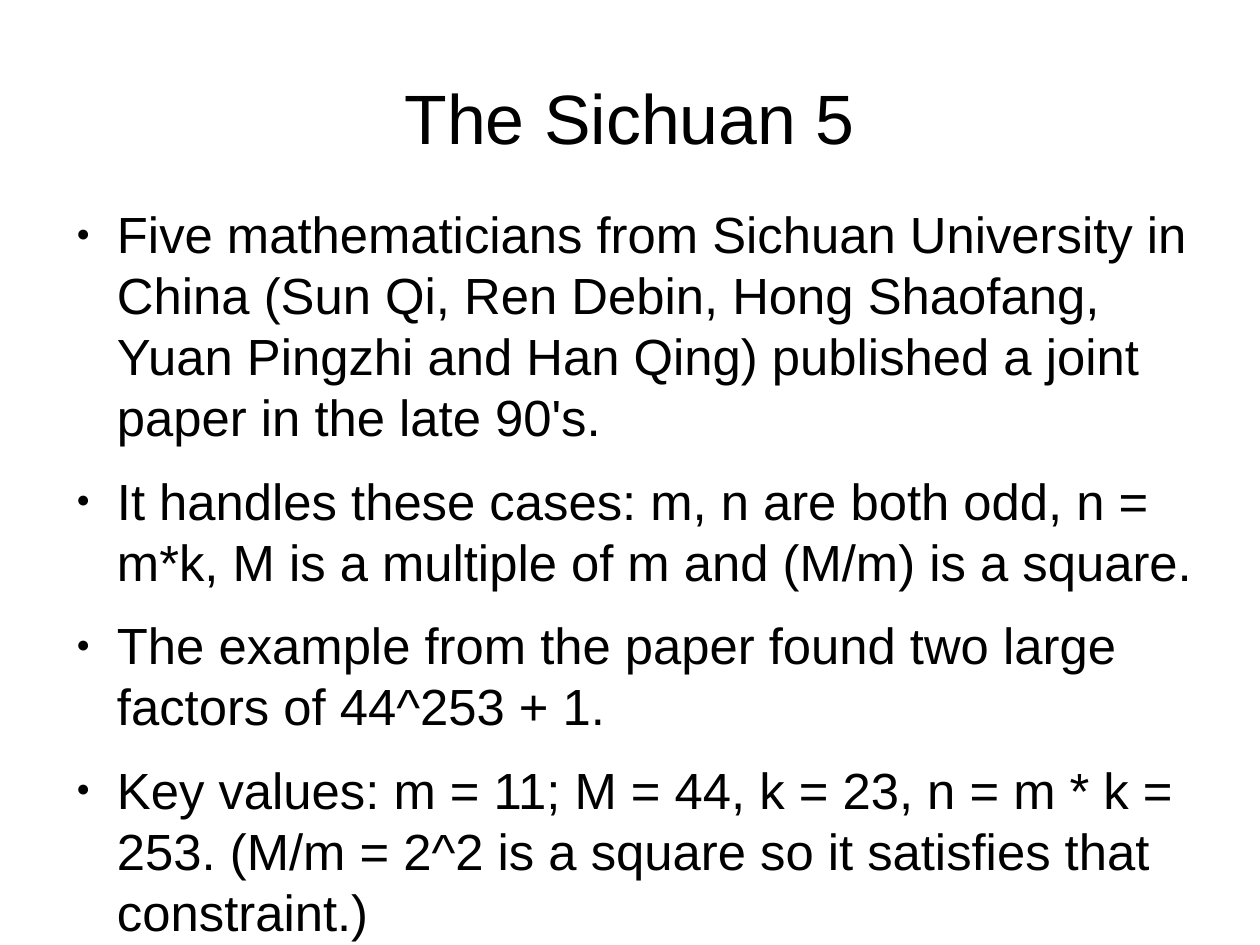
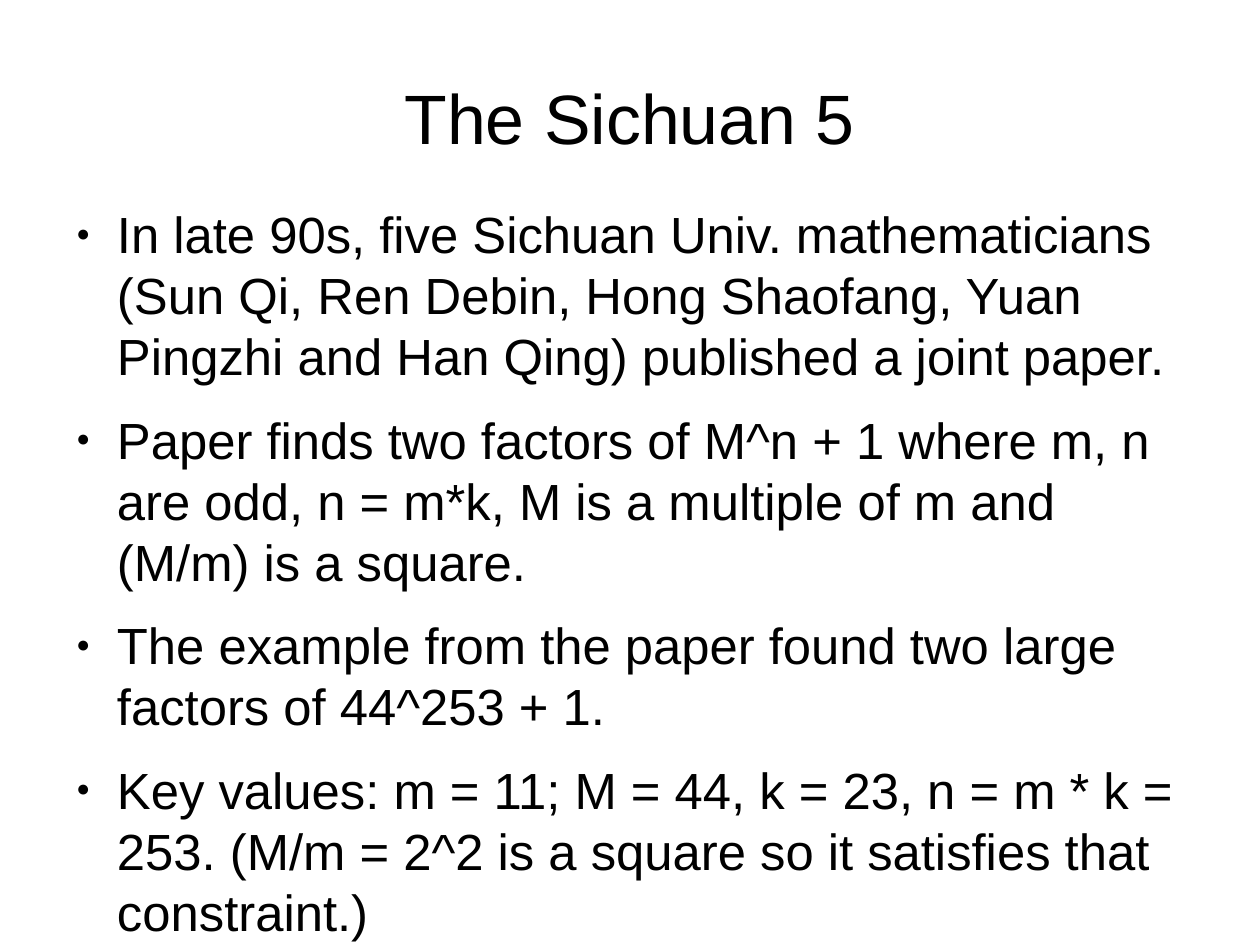
Before and after one commit to grandpascorpion/canon, a slide deck: slide 51 of goBigOrGoHome.odp. Drawn at 1260x945 pixels with LibreOffice and Linux fonts; fonts in the diff are those of the drawing. Boxes give left, top, right and bottom in pixels: in the first picture for what was removed or moved away, otherwise in the second. Text is boxed around its words. In the diff, an @@ line names an element or a change of style, - is before the commit and + after.

```diff
--- a/goBigOrGoHome.odp
+++ b/goBigOrGoHome.odp
@@ text at bbox=[117, 216, 1164, 591]: text changed @@
-● Five mathematicians from Sichuan University in China (Sun Qi, Ren Debin, Hong Shaofang, Yuan Pingzhi and Han Qing) published a joint paper in the late 90's.
-● It handles these cases: m, n are both odd, n = m*k, M is a multiple of m and (M/m) is a square.
+● In late 90s, five Sichuan Univ. mathematicians (Sun Qi, Ren Debin, Hong Shaofang, Yuan Pingzhi and Han Qing) published a joint paper.
+● Paper finds two factors of M^n + 1 where m, n are odd, n = m*k, M is a multiple of m and (M/m) is a square.
```
Also in this commit, not shown: 15 other slides changed, 16 other files.
